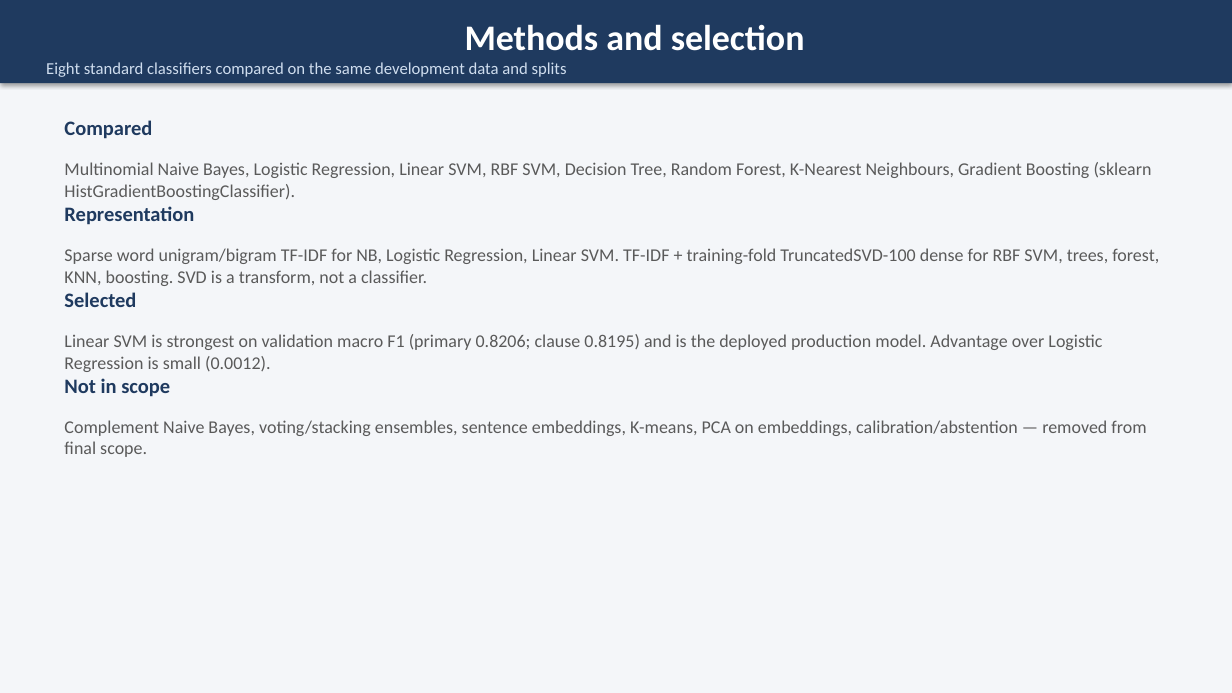
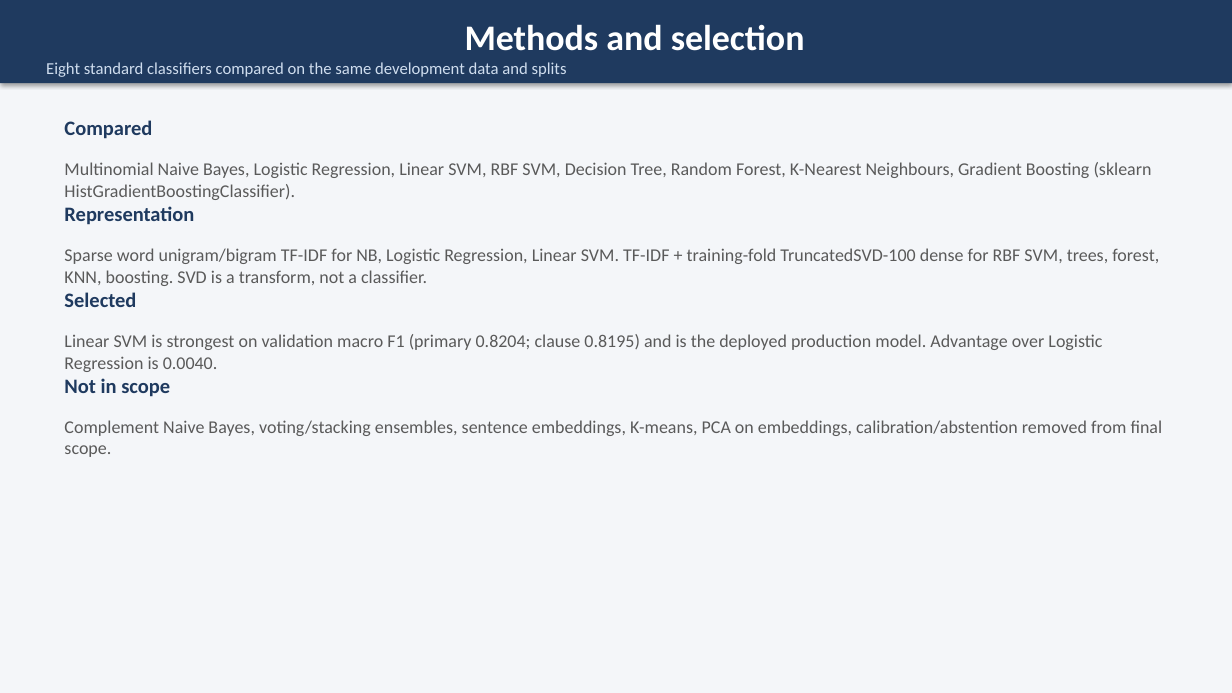
Before and after one commit to Hemani-111/tos-risk-flagging, a slide deck: slide 3 of docs/Terms & Conditions Risk Flagging Using ML - Endsemester Provisional.pptx. Drawn at 1232x693 pixels with LibreOffice and Linux fonts; fonts in the diff are those of the drawing. Boxes give left, top, right and bottom in pixels: in the first picture for what was removed or moved away, otherwise in the second. Text is boxed around its words. In the diff, an @@ line names an element or a change of style, - is before the commit and + after.

```diff
--- a/docs/Terms & Conditions Risk Flagging Using ML - Endsemester Provisional.pptx
+++ b/docs/Terms & Conditions Risk Flagging Using ML - Endsemester Provisional.pptx
@@ text at bbox=[64, 334, 1102, 372]: text changed @@
-Linear SVM is strongest on validation macro F1 (primary 0.8206; clause 0.8195) and is the deployed production model. Advantage over Logistic Regression is small (0.0012).
+Linear SVM is strongest on validation macro F1 (primary 0.8204; clause 0.8195) and is the deployed production model. Advantage over Logistic Regression is 0.0040.
@@ text at bbox=[64, 420, 1163, 457]: text changed @@
-Complement Naive Bayes, voting/stacking ensembles, sentence embeddings, K-means, PCA on embeddings, calibration/abstention — removed from final scope.
+Complement Naive Bayes, voting/stacking ensembles, sentence embeddings, K-means, PCA on embeddings, calibration/abstention removed from final scope.
```
Also in this commit, not shown: 1 other slide changed, 10 other files.
